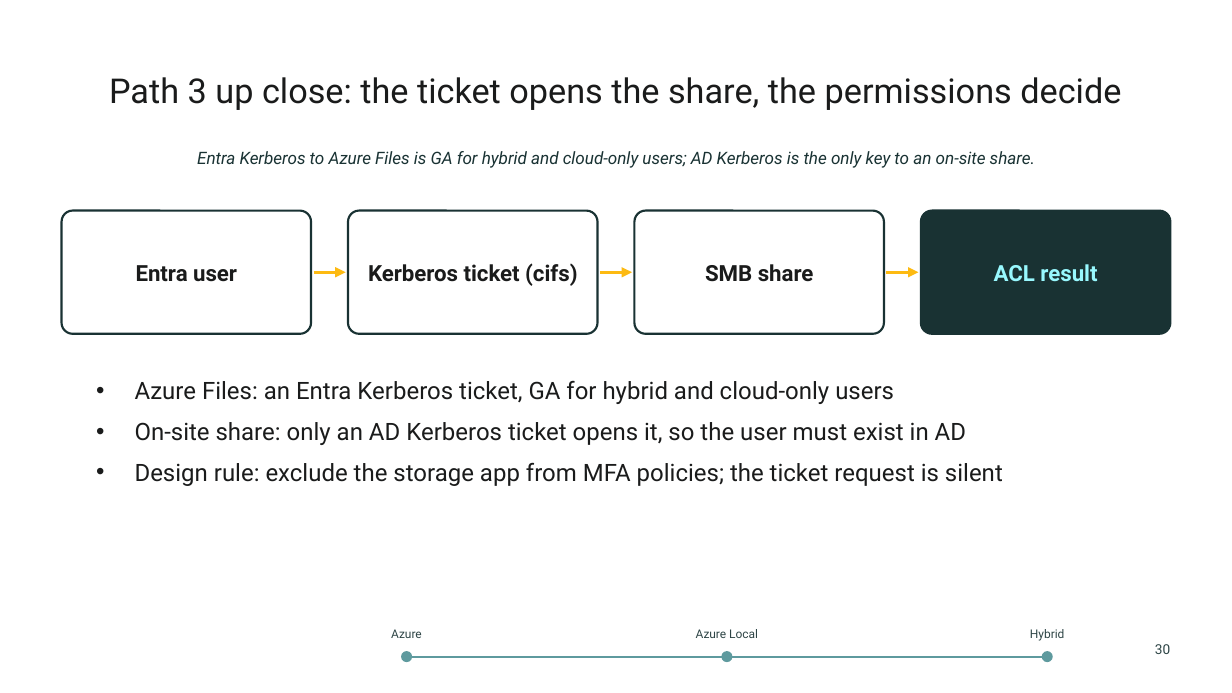
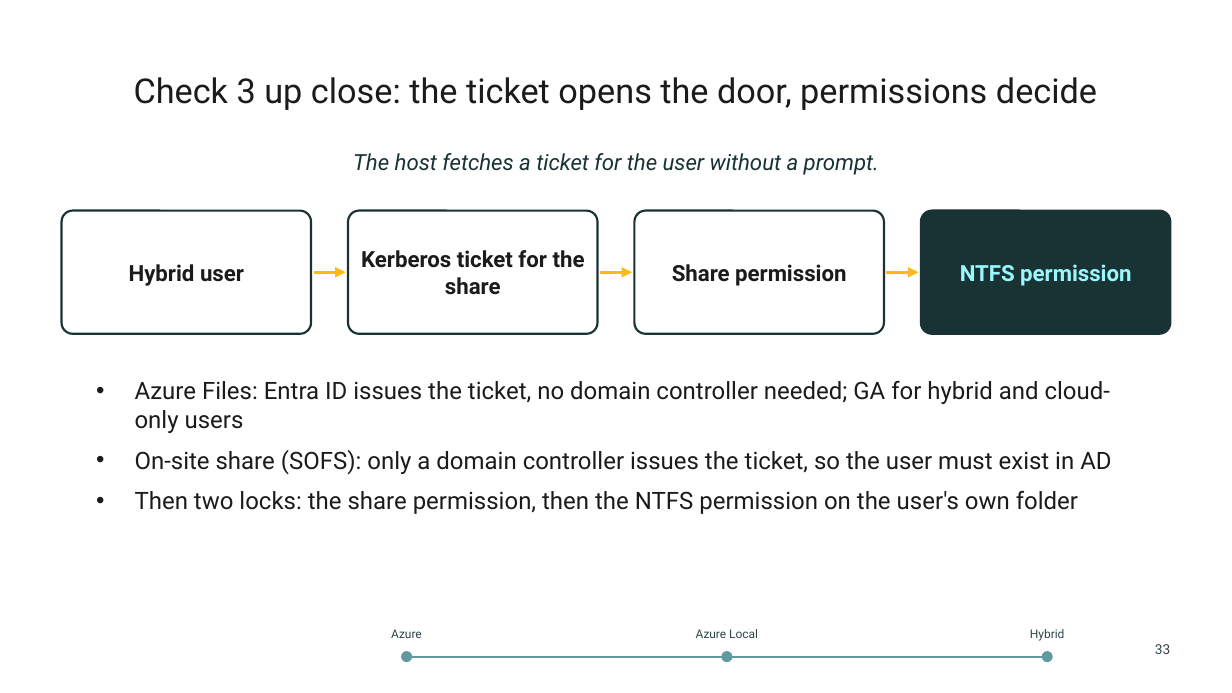
Before and after one commit to thisismydemo/nic2026_avd, a slide deck: slide 33 of presentation/AVD_Anywhere_NIC2026.pptx (slide 30 before the commit). Drawn at 1232x693 pixels with LibreOffice and Linux fonts; fonts in the diff are those of the drawing; background and template pictures are left out. Boxes give left, top, right and bottom in pixels: in the first picture for what was removed or moved away, otherwise in the second. Text is boxed around its words. In the diff, an @@ line names an element or a change of style, - is before the commit and + after.

```diff
--- a/presentation/AVD_Anywhere_NIC2026.pptx
+++ b/presentation/AVD_Anywhere_NIC2026.pptx
@@ title at (134, 77, 1097, 110): text changed @@
-Path 3 up close: the ticket opens the share, the permissions decide
+Check 3 up close: the ticket opens the door, permissions decide
@@ text at (353, 153, 879, 175): text changed; size 10 to 13 pt @@
-Entra Kerberos to Azure Files is GA for hybrid and cloud-only users; AD Kerberos is the only key to an on-site share.
+The host fetches a ticket for the user without a prompt.
@@ text in rounded rectangle at (129, 264, 244, 286): text changed @@
-Entra user
+Hybrid user
@@ text in rounded rectangle at (361, 250, 585, 295): text changed @@
-Kerberos ticket (cifs)
+Kerberos ticket for the share
@@ text in rounded rectangle at (672, 264, 846, 286): text changed @@
-SMB share
+Share permission
@@ text in rounded rectangle at (960, 264, 1131, 286): text changed @@
-ACL result
+NTFS permission
@@ text at (135, 381, 1111, 514): text changed @@
-• Azure Files: an Entra Kerberos ticket, GA for hybrid and cloud-only users
-• On-site share: only an AD Kerberos ticket opens it, so the user must exist in AD
-• Design rule: exclude the storage app from MFA policies; the ticket request is silent
+• Azure Files: Entra ID issues the ticket, no domain controller needed; GA for hybrid and cloud-only users
+• On-site share (SOFS): only a domain controller issues the ticket, so the user must exist in AD
+• Then two locks: the share permission, then the NTFS permission on the user's own folder
@@ text at (1155, 644, 1170, 654): text changed @@
-30
+33
```
Also in this commit, not shown: 37 other slides changed, 5 slides added, 2 slides removed.
